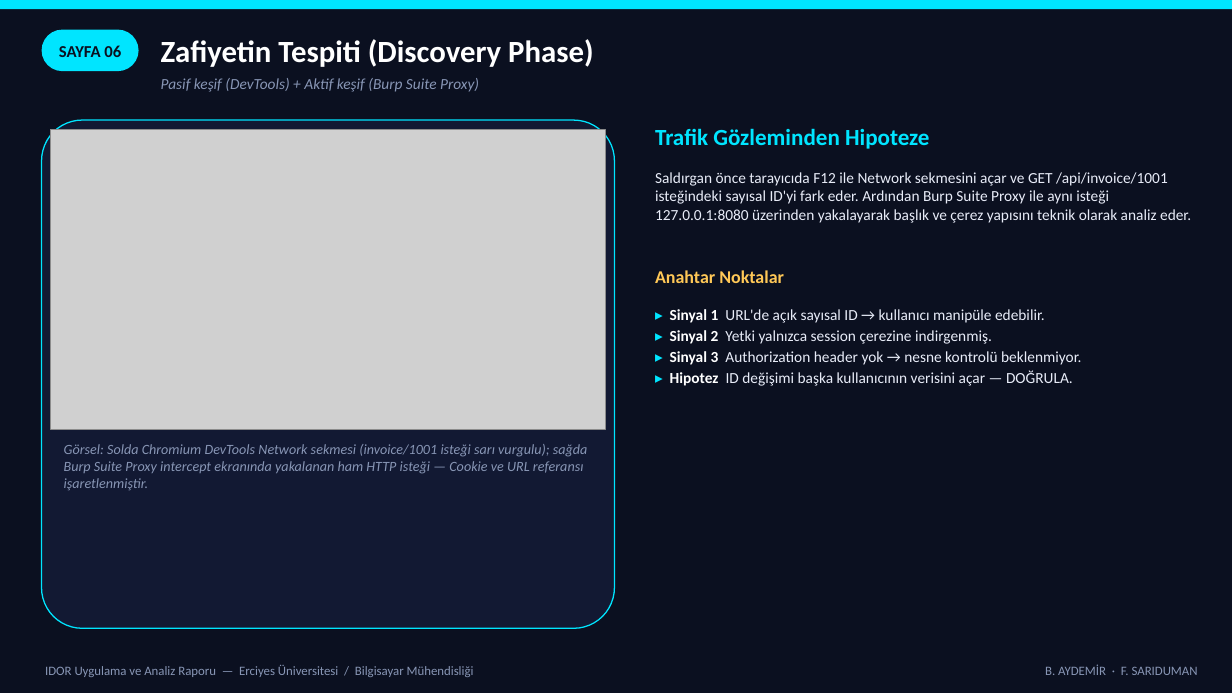
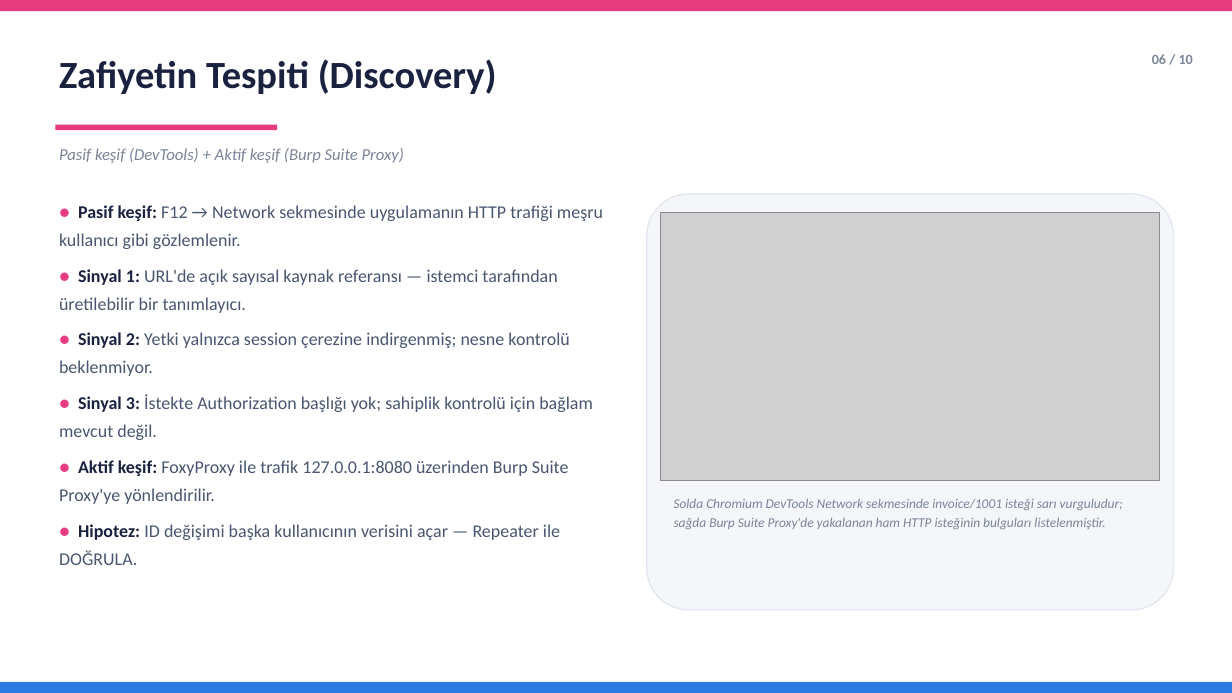
Before and after one commit to aydemirbrkay/IDOR, a slide deck: slide 7 of IDOR_Sunum.pptx. Drawn at 1232x693 pixels with LibreOffice and Linux fonts; fonts in the diff are those of the drawing; grey boxes stand for pictures. Boxes give left, top, right and bottom in pixels: in the first picture for what was removed or moved away, otherwise in the second. Text is boxed around its words. In the diff, an @@ line names an element or a change of style, - is before the commit and + after.

```diff
--- a/IDOR_Sunum.pptx
+++ b/IDOR_Sunum.pptx
@@ rectangle at (0,0,1232,11): fill #00E5FF to #E73C7E @@
@@ rectangle removed at (0,0,1232,693) @@
@@ rounded rectangle removed at (42,30,139,71) @@
@@ text "Zafiyetin Tespiti (Discovery)" at (59,59,497,94): vertical alignment middle to top @@
@@ text at (59,59,497,94): text changed; size 24 to 30 pt; text colour #FFFFFF to #1B2240 @@
-Zafiyetin Tespiti (Discovery Phase)
+Zafiyetin Tespiti (Discovery)
@@ text "06 / 10" at (1152,54,1193,64): vertical alignment middle to top @@
@@ text at (1152,54,1193,64): text changed; size 13 to 11 pt; text colour #0B1020 to #7B8499 @@
-SAYFA 06
+06 / 10
@@ rounded rectangle removed at (42,120,615,628) @@
@@ picture removed at (51,129,605,430) @@
@@ text "Pasif keşif (DevTools) + Aktif ...": place and size @@
-text "Pasif keşif (DevTools) + Aktif ..." at (161,78,479,92)
+text "Pasif keşif (DevTools) + Aktif ..." at (59,148,404,163)
@@ text "Pasif keşif (DevTools) + Aktif ..." at (59,148,404,163): size 12 to 13 pt, text colour #8896B5 to #7B8499; line spacing 1 to 1.15 @@
@@ rectangle added at (55,125,277,130), fill #E73C7E @@
@@ text removed at (655,128,930,149) @@
-Trafik Gözleminden Hipoteze
@@ text removed at (655,172,1191,223) @@
-Saldırgan önce tarayıcıda F12 ile Network sekmesini açar ve GET /api/invoice/1001 isteğindeki sayısal ID'yi fark eder. Ardından Burp Suite Proxy ile aynı isteği 127.0.0.1:8080 üzerinden yakalayarak başlık ve çerez yapısını teknik olarak analiz eder.
@@ text at (59,205,603,565): text changed; size 11 to 14 pt; text colour #8896B5 to #4A5570; italic off @@
-Görsel: Solda Chromium DevTools Network sekmesi (invoice/1001 isteği sarı vurgulu); sağda Burp Suite Proxy intercept ekranında yakalanan ham HTTP isteği — Cookie ve URL referansı işaretlenmiştir.
+● Pasif keşif: F12 → Network sekmesinde uygulamanın HTTP trafiği meşru kullanıcı gibi gözlemlenir.
+● Sinyal 1: URL'de açık sayısal kaynak referansı — istemci tarafından üretilebilir bir tanımlayıcı.
+● Sinyal 2: Yetki yalnızca session çerezine indirgenmiş; nesne kontrolü beklenmiyor.
+● Sinyal 3: İstekte Authorization başlığı yok; sahiplik kontrolü için bağlam mevcut değil.
+● Aktif keşif: FoxyProxy ile trafik 127.0.0.1:8080 üzerinden Burp Suite Proxy'ye yönlendirilir.
+● Hipotez: ID değişimi başka kullanıcının verisini açar — Repeater ile DOĞRULA.
@@ rounded rectangle added at (647,194,1174,610), fill #F4F6FA, outline #E2E6EE 1 pt @@
@@ picture added at (661,213,1160,481) @@
@@ text removed at (655,270,784,283) @@
-Anahtar Noktalar
@@ text removed at (670,309,1081,386) @@
-▸ Sinyal 1 URL'de açık sayısal ID → kullanıcı manipüle edebilir.
-▸ Sinyal 2 Yetki yalnızca session çerezine indirgenmiş.
-▸ Sinyal 3 Authorization header yok → nesne kontrolü beklenmiyor.
-▸ Hipotez ID değişimi başka kullanıcının verisini açar — DOĞRULA.
@@ text added at (674,498,1123,529), 10.5 pt, text #7B8499, italic @@
+Solda Chromium DevTools Network sekmesinde invoice/1001 isteği sarı vurguludur; sağda Burp Suite Proxy'de yakalanan ham HTTP isteğinin bulguları listelenmiştir.
@@ rectangle added at (0,682,1232,693), fill #2D7AE5 @@
@@ text removed at (45,665,474,677) @@
-IDOR Uygulama ve Analiz Raporu — Erciyes Üniversitesi / Bilgisayar Mühendisliği
@@ text removed at (1045,664,1198,675) @@
-B. AYDEMİR · F. SARIDUMAN
```
Also in this commit, not shown: 11 other slides changed.
